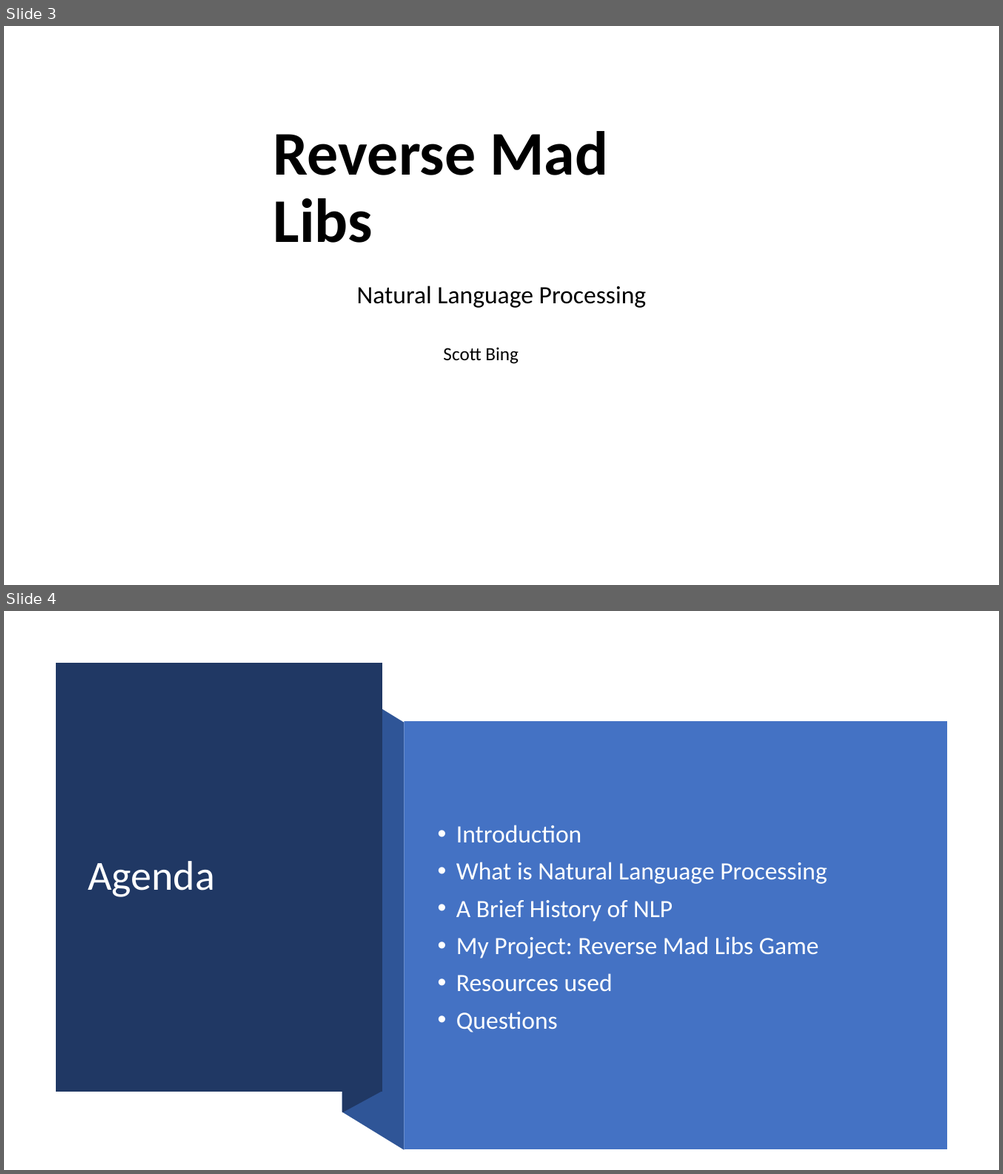
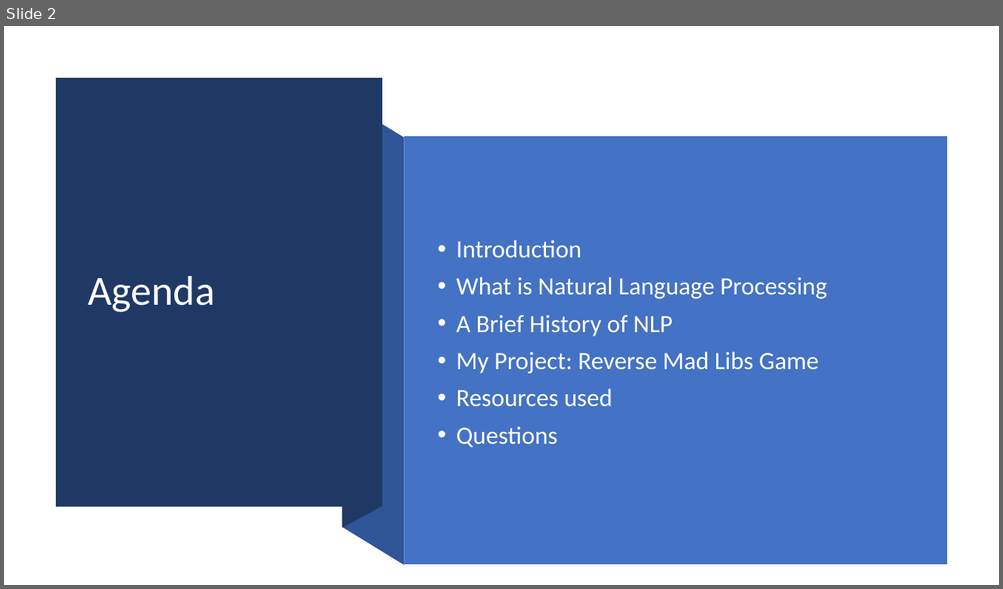
Before and after one commit to scottbing/SB_5410_Midterm_Project, a slide deck: Reverse Mad Libs.pptx. Shown one above the other, each under a label of ours: slides 3 and 4 before the commit, slide 2 after it. The pictures are 1003x1174 and 1003x589 pixels, drawn with LibreOffice and Linux fonts; fonts in the diff are those of the drawing; background and template pictures are left out. Boxes give left, top, right and bottom in pixels: in the first picture for what was removed or moved away, otherwise in the second. Text is boxed around its words. In the diff, an @@ line names an element or a change of style, - is before the commit and + after.

```diff
--- a/Reverse Mad Libs.pptx
+++ b/Reverse Mad Libs.pptx
@@ slide 3 removed at [4,26,999,585], background picture (left out) @@
@@ title removed at [273,131,609,243] @@
-Reverse Mad Libs
@@ subtitle removed at [357,286,646,308] @@
-Natural Language Processing
@@ text removed at [443,347,518,364] @@
-Scott Bing
@@ what was slide 4 is now slide 2 @@
```
Also in this commit, not shown: 6 slides changed, 3 slides added, 3 other slides removed, 3 other files.
